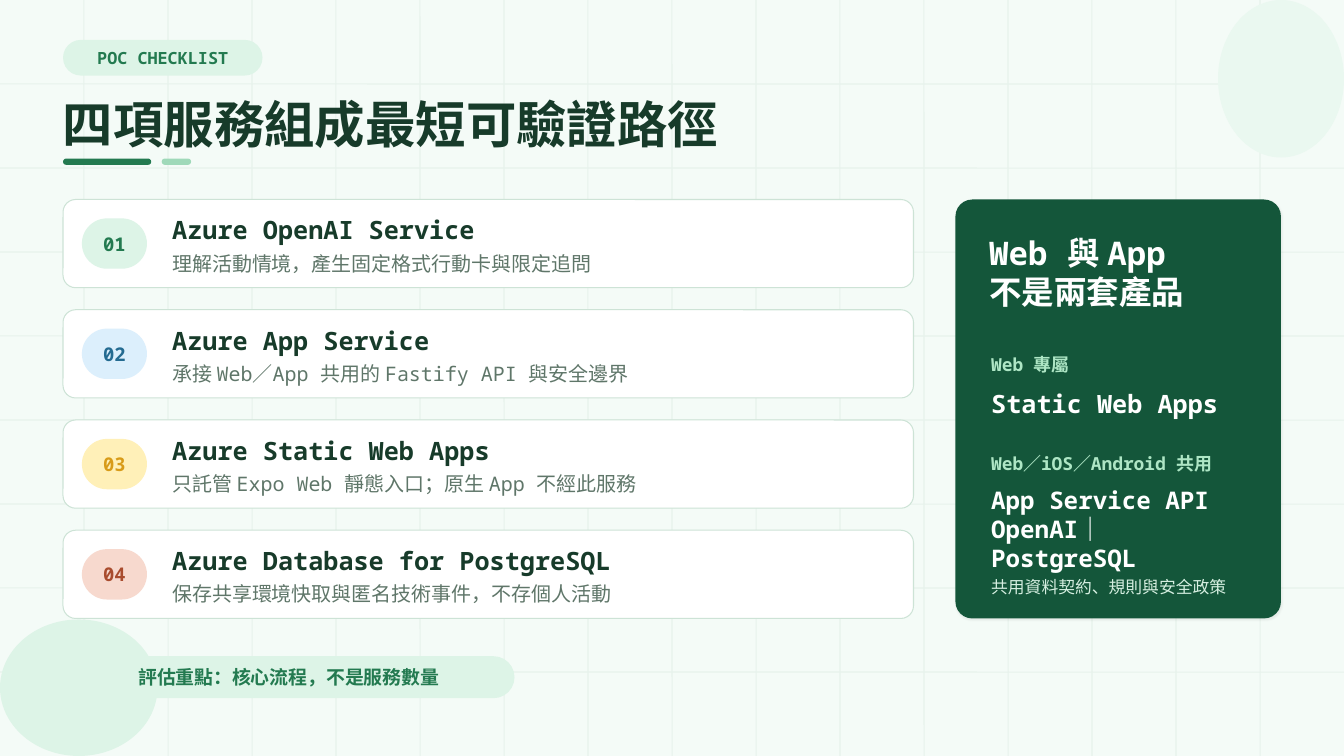
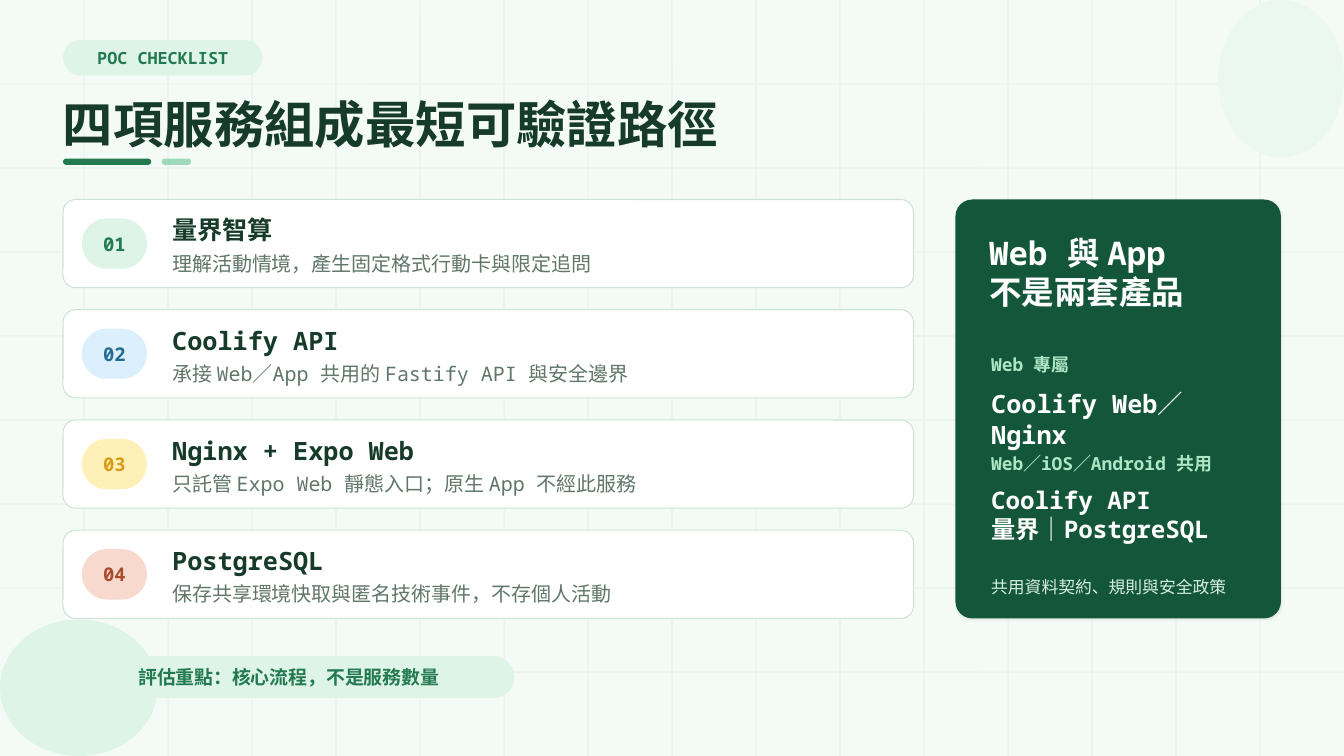
Before and after one commit to Sutdents-Project-Hub/AirMe, a slide deck: slide 2 of outputs/AirMe_核心雲端服務概念驗證.pptx. Drawn at 1344x756 pixels with LibreOffice and Linux fonts; fonts in the diff are those of the drawing. Boxes give left, top, right and bottom in pixels: in the first picture for what was removed or moved away, otherwise in the second. Text is boxed around its words. In the diff, an @@ line names an element or a change of style, - is before the commit and + after.

Commit message:
chore(competition): 完成 Coolify 展示交付與驗證

```diff
--- a/outputs/AirMe_核心雲端服務概念驗證.pptx
+++ b/outputs/AirMe_核心雲端服務概念驗證.pptx
@@ text at (x1=172, y1=217, x2=273, y2=241): text changed @@
-Azure OpenAI Service
+量界智算
@@ text at (x1=172, y1=330, x2=338, y2=356): text changed @@
-Azure App Service
+Coolify API
@@ text at (x1=991, y1=391, x2=1183, y2=450): text changed @@
-Static Web Apps
+Coolify Web／Nginx
@@ text at (x1=172, y1=440, x2=414, y2=466): text changed @@
-Azure Static Web Apps
+Nginx + Expo Web
@@ text at (x1=991, y1=490, x2=1209, y2=544): text changed @@
-App Service API
-OpenAI｜PostgreSQL
+Coolify API
+量界｜PostgreSQL
@@ text at (x1=172, y1=551, x2=323, y2=576): text changed @@
-Azure Database for PostgreSQL
+PostgreSQL
```
Also in this commit, not shown: 8 other slides changed, 19 other files.
